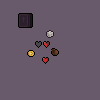
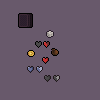
The second 100 x 100 image is a revision of the first. Changes to its layers:
added group "Hearts" with 10 layers above "Layer 0" over [27,66,60,82]
added group "Black" with 2 layers in group "Hearts" over [44,75,60,82]
added layer "HeartBlackFull.png" in group "Black" over [44,75,51,82]
added layer "HeartBlackHalf.png" in group "Black" over [53,75,60,82]
added group "Blue" with 2 layers in group "Hearts" over [27,66,43,73]
added layer "HeartBlueFull.png" in group "Blue" over [27,66,34,73]
added layer "HeartBlueHalf.png" in group "Blue" over [36,66,43,73]
